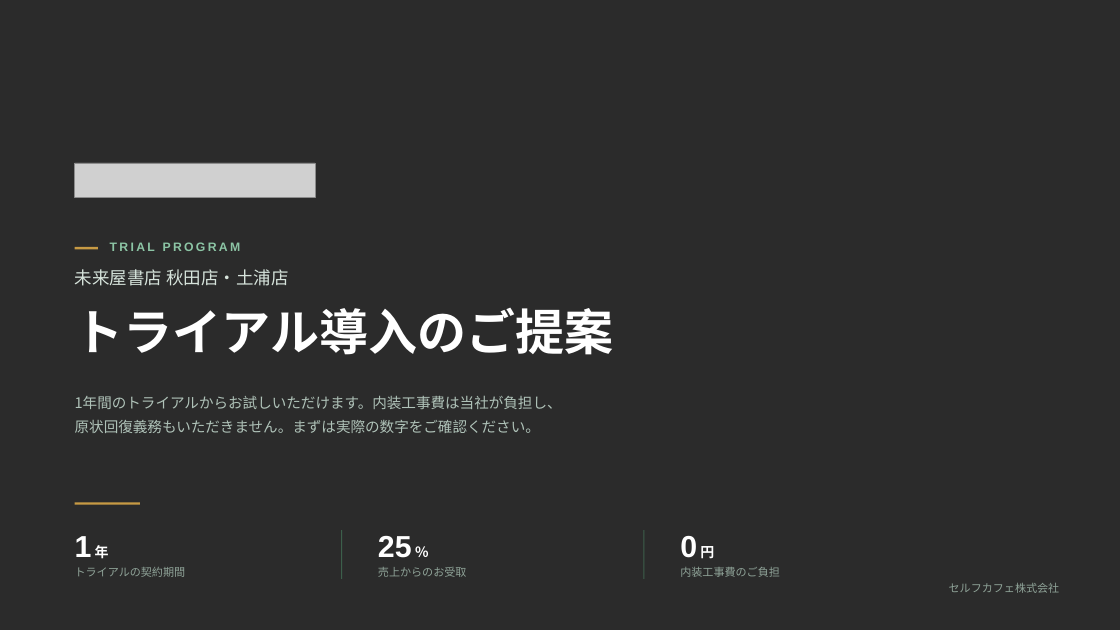
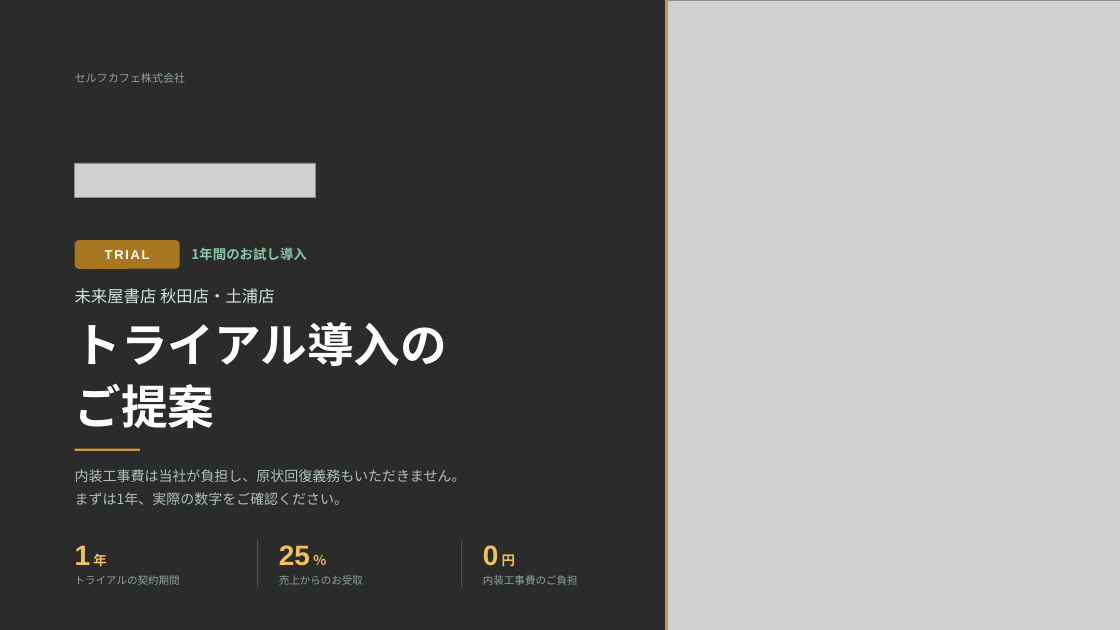
Before and after one commit to a5408071-cmd/suzuki-ceo, a slide deck: slide 1 of selfcafe-miraiya-trial-deck/selfcafe-miraiya-trial-deck.pptx. Drawn at 1120x630 pixels with LibreOffice and Linux fonts; fonts in the diff are those of the drawing; grey boxes stand for pictures; background and template pictures are left out; a plain dark background stands for a picture behind light text. Boxes give left, top, right and bottom in pixels: in the first picture for what was removed or moved away, otherwise in the second. Text is boxed around its words. In the diff, an @@ line names an element or a change of style, - is before the commit and + after.

```diff
--- a/selfcafe-miraiya-trial-deck/selfcafe-miraiya-trial-deck.pptx
+++ b/selfcafe-miraiya-trial-deck/selfcafe-miraiya-trial-deck.pptx
@@ rectangle added at (x1=665, y1=0, x2=668, y2=630), fill #C79A44 @@
@@ picture added at (x1=668, y1=0, x2=1120, y2=630) @@
@@ text "セルフカフェ株式会社" moved from (x1=949, y1=583, x2=1060, y2=593) to (x1=75, y1=73, x2=186, y2=83) @@
@@ text "セルフカフェ株式会社" at (x1=75, y1=73, x2=186, y2=83): alignment right to left @@
@@ rectangle removed at (x1=75, y1=247, x2=98, y2=250) @@
@@ rounded rectangle added at (x1=75, y1=240, x2=180, y2=269), fill #A8761F @@
@@ text at (x1=105, y1=250, x2=150, y2=259): text changed; size 10.5 to 11 pt; text colour #8CC5A5 to #FFFFFF @@
-TRIAL PROGRAM
+TRIAL
@@ text added at (x1=191, y1=247, x2=306, y2=260), 11.5 pt, text #8CC5A5, bold @@
+1年間のお試し導入
@@ text "未来屋書店 秋田店・土浦店" moved from (x1=75, y1=269, x2=288, y2=286) to (x1=75, y1=288, x2=275, y2=304) @@
@@ text "未来屋書店 秋田店・土浦店" at (x1=75, y1=288, x2=275, y2=304): size 15 to 14 pt @@
@@ text at (x1=75, y1=322, x2=448, y2=428): text changed; size 42 to 40 pt @@
-トライアル導入のご提案
+トライアル導入の
+ご提案
@@ rectangle moved from (x1=75, y1=502, x2=140, y2=505) to (x1=75, y1=449, x2=140, y2=451) @@
@@ text at (x1=75, y1=469, x2=466, y2=505): text changed; size 12.5 to 12 pt @@
-1年間のトライアルからお試しいただけます。内装工事費は当社が負担し、
-原状回復義務もいただきません。まずは実際の数字をご確認ください。
+内装工事費は当社が負担し、原状回復義務もいただきません。
+まずは1年、実際の数字をご確認ください。
@@ text "1 年" moved from (x1=75, y1=536, x2=109, y2=559) to (x1=75, y1=545, x2=106, y2=566) @@
@@ text "1 年" at (x1=75, y1=545, x2=106, y2=566): size 26 to 24 pt in "1"; size 12 to 11.5 pt in "年"; text colour #FFFFFF to #F0C05A @@
@@ text "25 ％" moved from (x1=378, y1=536, x2=412, y2=558) to (x1=279, y1=545, x2=310, y2=566) @@
@@ text "25 ％" at (x1=279, y1=545, x2=310, y2=566): size 26 to 24 pt in "25"; size 12 to 11.5 pt in "％"; text colour #FFFFFF to #F0C05A @@
@@ text "0 円" moved from (x1=680, y1=536, x2=714, y2=559) to (x1=483, y1=545, x2=515, y2=566) @@
@@ text "0 円" at (x1=483, y1=545, x2=515, y2=566): size 26 to 24 pt in "0"; size 12 to 11.5 pt in "円"; text colour #FFFFFF to #F0C05A @@
@@ rectangle moved from (x1=341, y1=530, x2=342, y2=579) to (x1=257, y1=540, x2=258, y2=587) @@
@@ rectangle moved from (x1=644, y1=530, x2=644, y2=579) to (x1=461, y1=540, x2=462, y2=587) @@
@@ text "トライアルの契約期間" moved from (x1=75, y1=567, x2=185, y2=577) to (x1=75, y1=575, x2=180, y2=585) @@
@@ text "売上からのお受取" moved from (x1=378, y1=567, x2=466, y2=577) to (x1=279, y1=575, x2=363, y2=585) @@
@@ size 9.5 to 9 pt in 3 elements at (x1=75, y1=575, x2=180, y2=585), (x1=279, y1=575, x2=363, y2=585), (x1=483, y1=575, x2=578, y2=585) @@
@@ text "内装工事費のご負担" moved from (x1=680, y1=567, x2=780, y2=577) to (x1=483, y1=575, x2=578, y2=585) @@
```
Also in this commit, not shown: 4 other slides changed, 3 other files.
